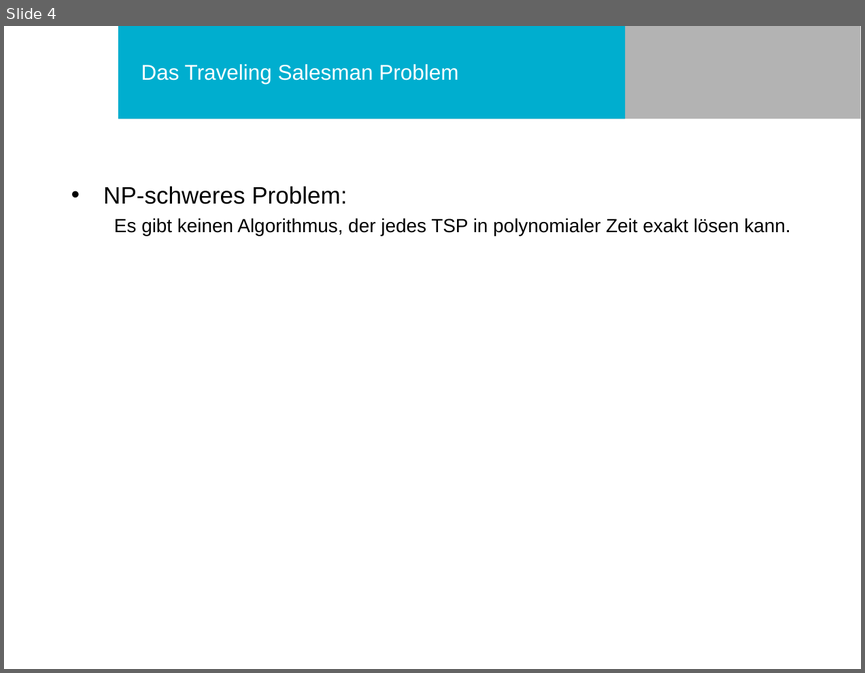
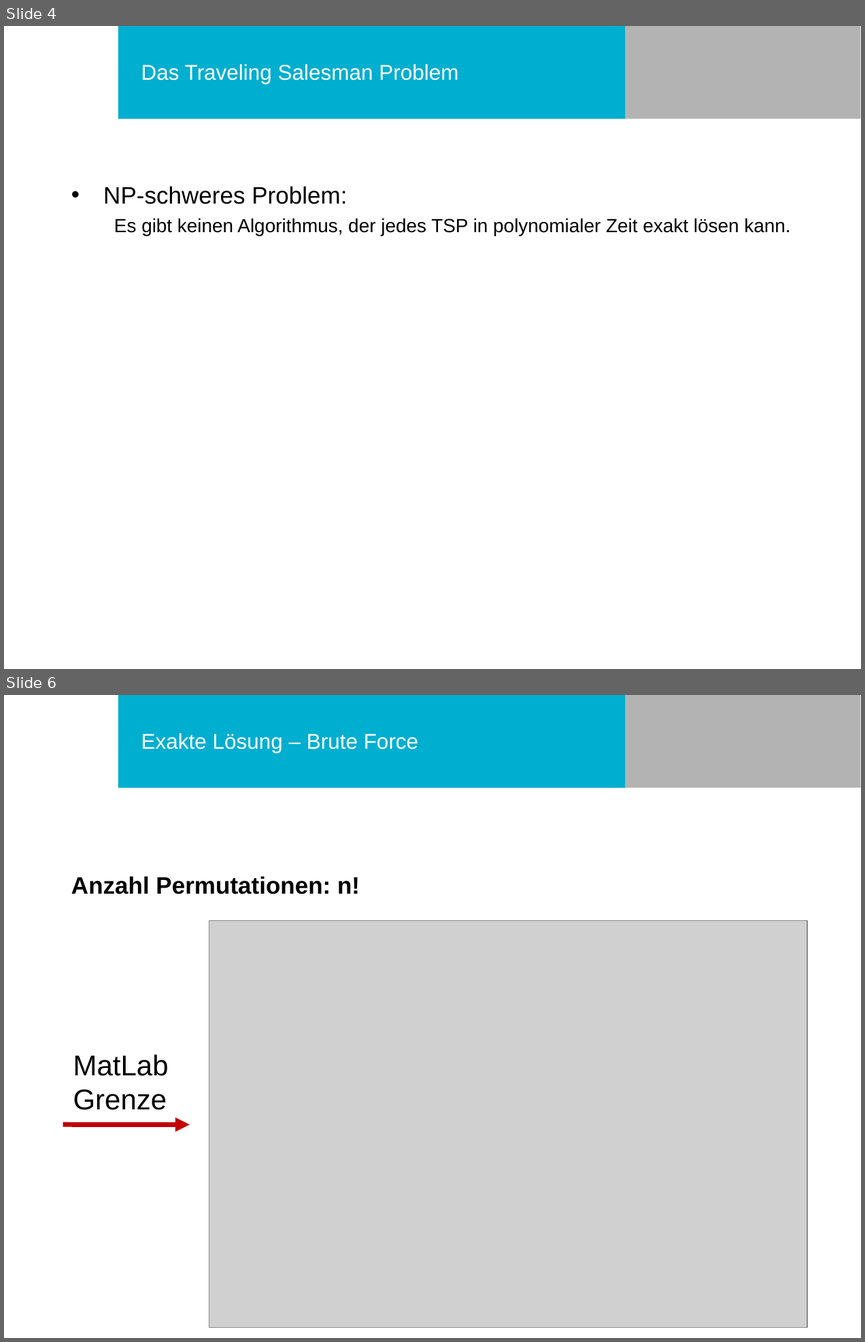
Before and after one commit to philurlaub/matlab2016, a slide deck: Präsentation.ppt. Shown one above the other, each under a label of ours: slide 4 before the commit, slides 4 and 6 after it; the slides between them are not shown. The pictures are 865x673 and 865x1342 pixels, drawn with LibreOffice and Linux fonts; fonts in the diff are those of the drawing; grey boxes stand for pictures; background and template pictures are left out. Boxes give left, top, right and bottom in pixels: in the first picture for what was removed or moved away, otherwise in the second. Text is boxed around its words. In the diff, an @@ line names an element or a change of style, - is before the commit and + after.

```diff
--- a/Präsentation.ppt
+++ b/Präsentation.ppt
@@ slide 6 added at <box>4,695,861,1338</box>, background #FFFFFF; not listed: 2 template elements that a slide beside it also shows @@
@@ title added at <box>141,733,418,753</box>, 18 pt, text #FFFFFF @@
+Exakte Lösung – Brute Force
@@ text added at <box>71,876,360,894</box>, 20 pt, text #000000, bold @@
+Anzahl Permutationen: n!
@@ picture added at <box>209,920,807,1327</box> @@
@@ text added at <box>73,1054,169,1110</box>, 24 pt, text #000000 @@
+MatLab Grenze
@@ arrow added from (63, 1124) to (190, 1124), #C00000 4 pt @@
```
Also in this commit, not shown: 6 slides changed, 16 other slides added, 2 slides removed.
